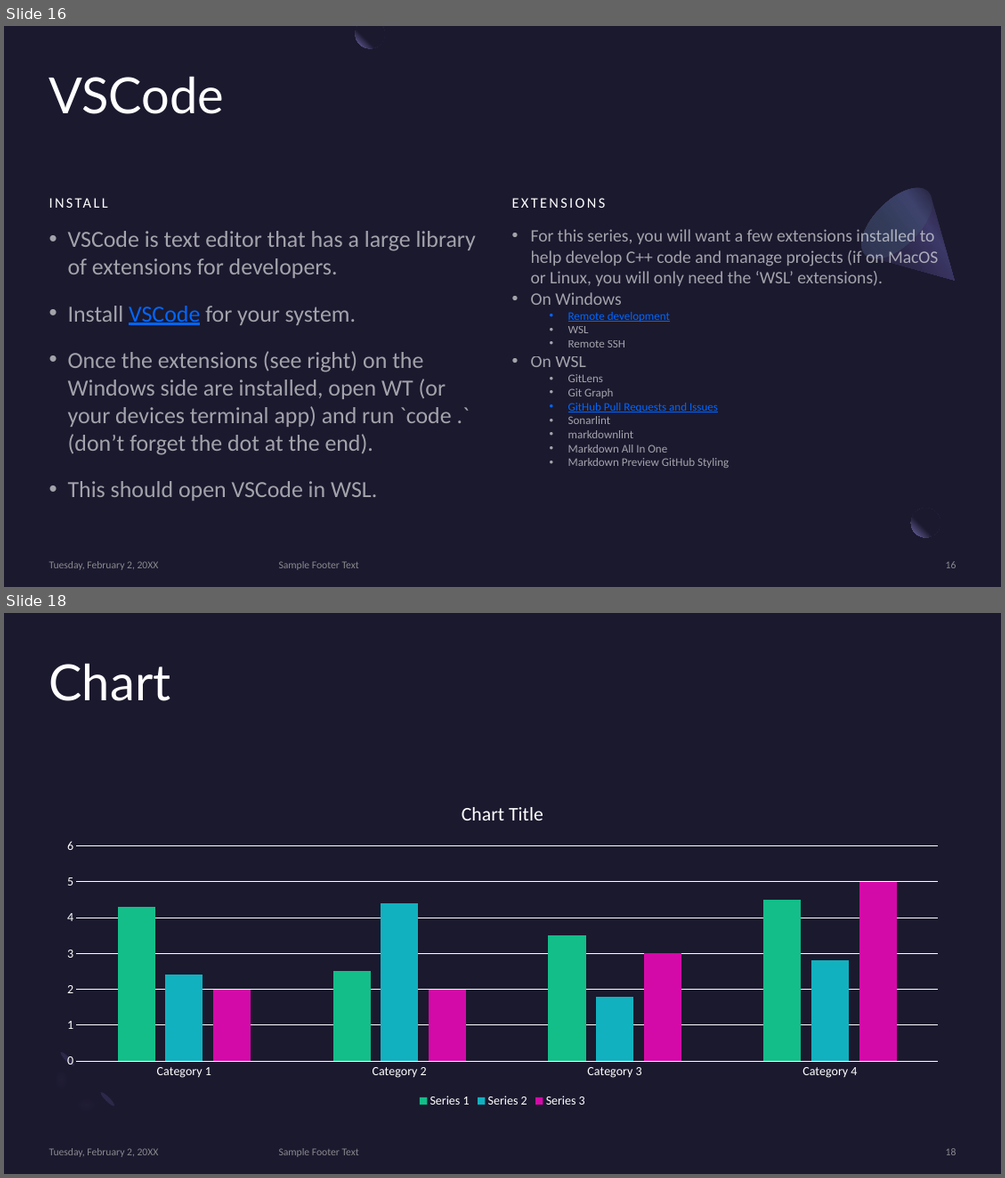
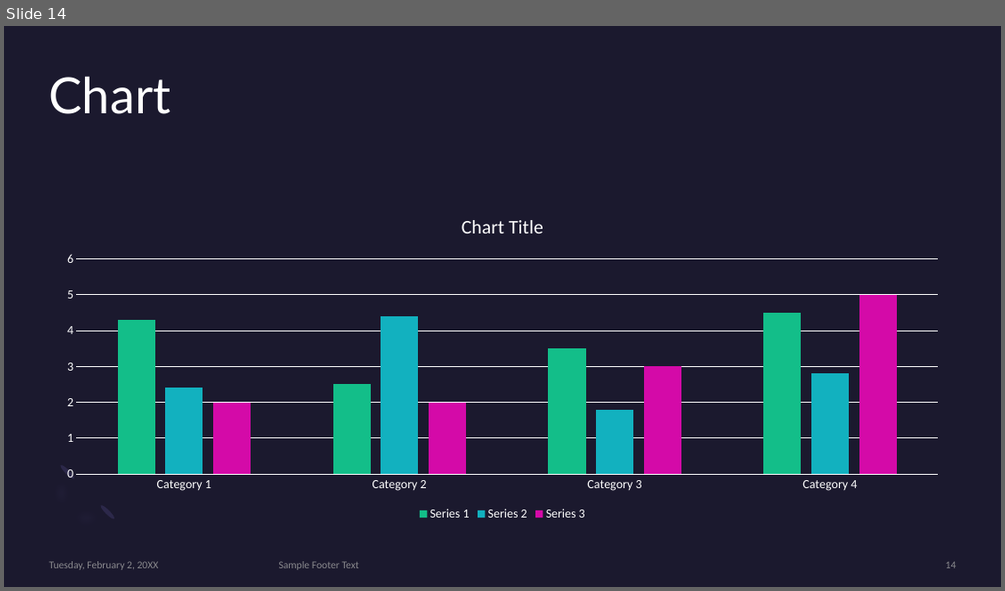
Before and after one commit to MonashDeepNeuron/HPP, a slide deck: content/week0/slides/week0.pptx. Shown one above the other, each under a label of ours: slides 16 and 18 before the commit, slide 14 after it; the slides between them are not shown. The pictures are 1005x1178 and 1005x591 pixels, drawn with LibreOffice and Linux fonts; fonts in the diff are those of the drawing. Boxes give left, top, right and bottom in pixels: in the first picture for what was removed or moved away, otherwise in the second. Text is boxed around its words. In the diff, an @@ line names an element or a change of style, - is before the commit and + after.

```diff
--- a/content/week0/slides/week0.pptx
+++ b/content/week0/slides/week0.pptx
@@ slide 16 removed at <box>4,26,1001,587</box>, background #1B192E @@
@@ freeform shape removed at <box>356,26,385,48</box> @@
@@ title removed at <box>49,76,225,114</box> @@
-VSCode
@@ freeform shape removed at <box>850,176,986,312</box> @@
@@ ellipse removed at <box>850,176,944,270</box> @@
@@ text removed at <box>512,198,606,208</box> @@
-EXTENSIONS
@@ text removed at <box>68,231,476,500</box> @@
-• VSCode is text editor that has a large library of extensions for developers.
-• Install VSCode for your system.
-• Once the extensions (see right) on the Windows side are installed, open WT (or your devices terminal app) and run `code .` (don’t forget the dot at the end).
-• This should open VSCode in WSL.
@@ text removed at <box>531,227,938,467</box> @@
-• For this series, you will want a few extensions installed to help develop C++ code and manage projects (if on MacOS or Linux, you will only need the ‘WSL’ extensions).
-• On Windows
-  • Remote development
-  • WSL
-  • Remote SSH
-• On WSL
-  • GitLens
-  • Git Graph
-  • GitHub Pull Requests and Issues
-  • Sonarlint
-  • markdownlint
-  • Markdown All In One
-  • Markdown Preview GitHub Styling
@@ text removed at <box>68,305,124,321</box> @@
-INSTALL
@@ rectangle removed at <box>940,502,971,532</box> @@
@@ ellipse removed at <box>911,508,940,538</box> @@
@@ text removed at <box>49,561,159,570</box> @@
-Tuesday, February 2, 20XX
@@ text removed at <box>279,561,359,570</box> @@
-Sample Footer Text
@@ page number removed at <box>946,561,956,568</box> @@
-16
@@ what was slide 18 is now slide 14 @@
@@ page number at <box>946,561,956,568</box>: text changed @@
-18
+14
```
Also in this commit, not shown: 4 slides changed, 2 slides added, 5 other slides removed, 16 other files.
